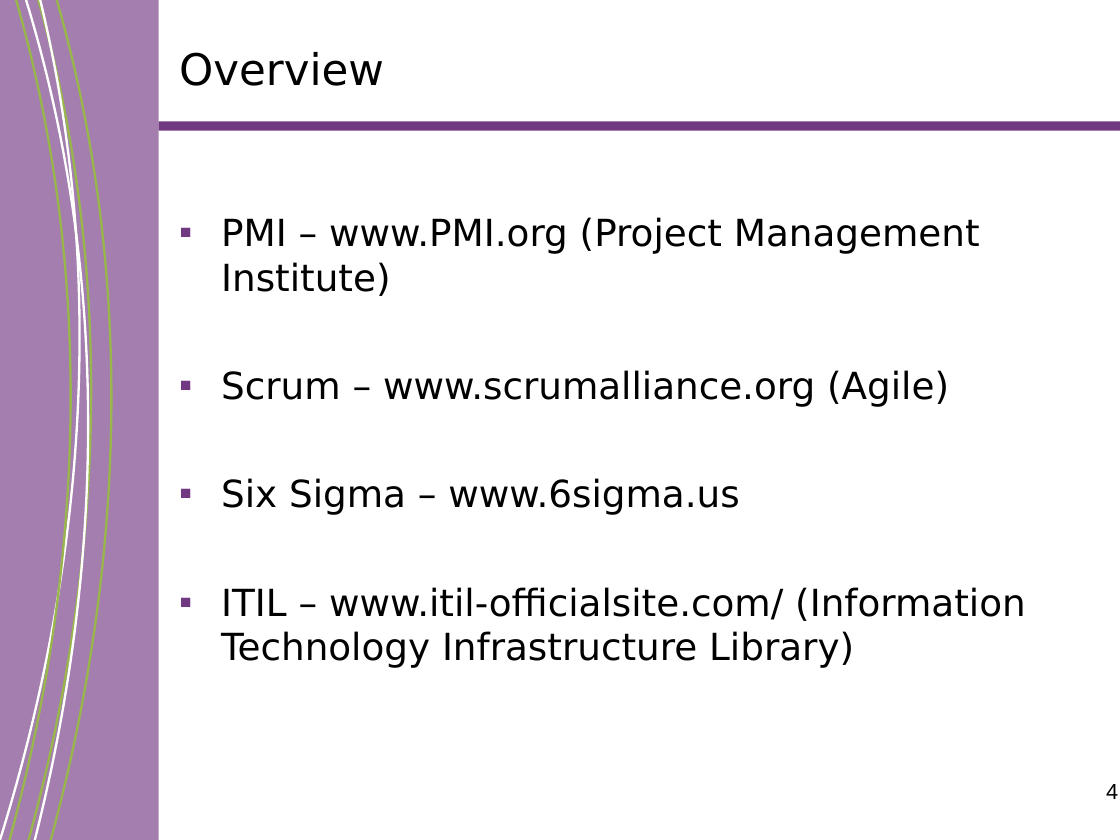
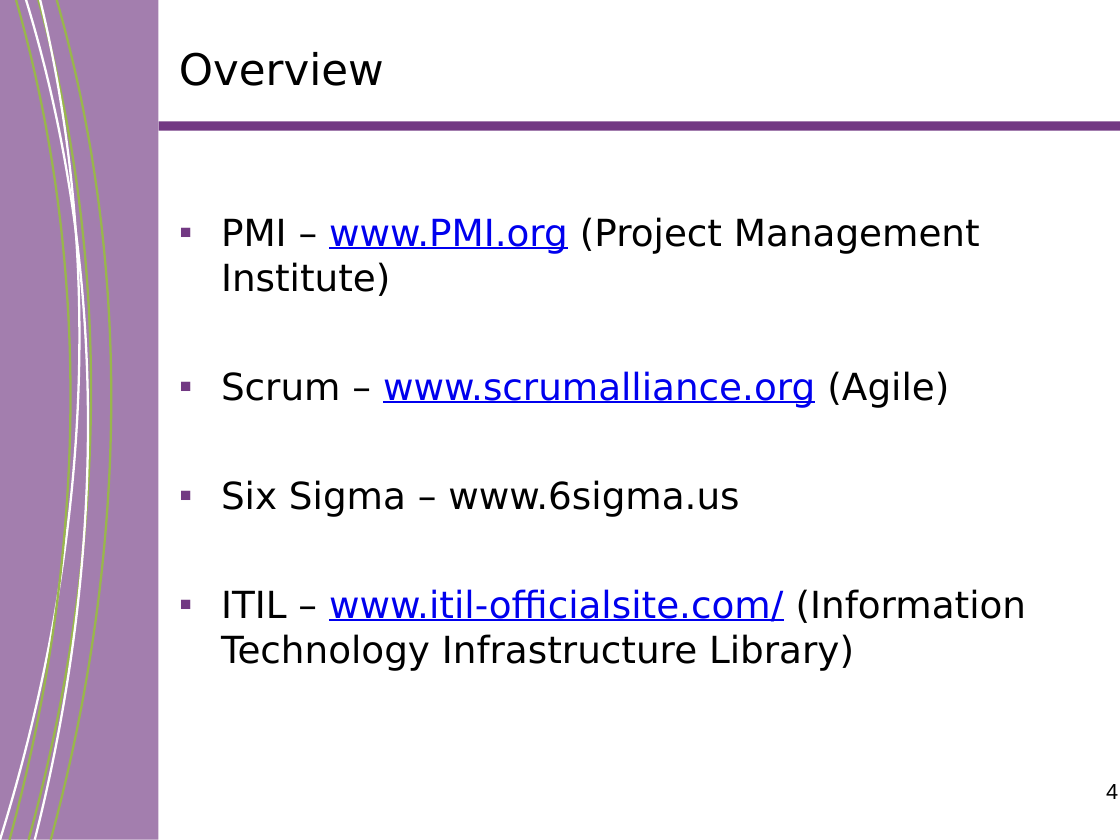
Before and after one commit to ChefPlex/teaching-notes, a slide deck: slide 4 of project-management/year-up/Year Up - ProSkills 101_Part1_Fall2016.ppt. Drawn at 1120x840 pixels with LibreOffice and Linux fonts; fonts in the diff are those of the drawing; background and template pictures are left out. Boxes give left, top, right and bottom in pixels: in the first picture for what was removed or moved away, otherwise in the second. Text is boxed around its words. In the diff, an @@ line names an element or a change of style, - is before the commit and + after.

```diff
--- a/project-management/year-up/Year Up - ProSkills 101_Part1_Fall2016.ppt
+++ b/project-management/year-up/Year Up - ProSkills 101_Part1_Fall2016.ppt
@@ freeform shape at <box>0,0,119,840</box>: outline #FFFFFE 1.5 pt to #FFFFFE 1.47 pt; outline redrawn @@
@@ freeform shape at <box>10,0,109,840</box>: outline #99B64C 1.5 pt to #99B64C 1.47 pt; outline redrawn @@
@@ freeform shape at <box>26,0,124,840</box>: outline #FFFFFE 1.5 pt to #FFFFFE 1.47 pt; outline redrawn @@
@@ freeform shape at <box>28,0,129,840</box>: outline #99B64C 1.5 pt to #99B64C 1.47 pt @@
@@ freeform shape at <box>51,0,148,839</box>: outline #99B64C 1.5 pt to #99B64C 1.47 pt @@
@@ text "PMI – www.PMI.org (Project Management ..." at <box>221,217,1027,671</box>: text colour #000000 to #0000EE, underline on in "www.PMI.org", "www.scrumalliance.org", "www.itil-officialsite.com/" @@
```
Also in this commit, not shown: 22 other slides changed, 6 other files.
